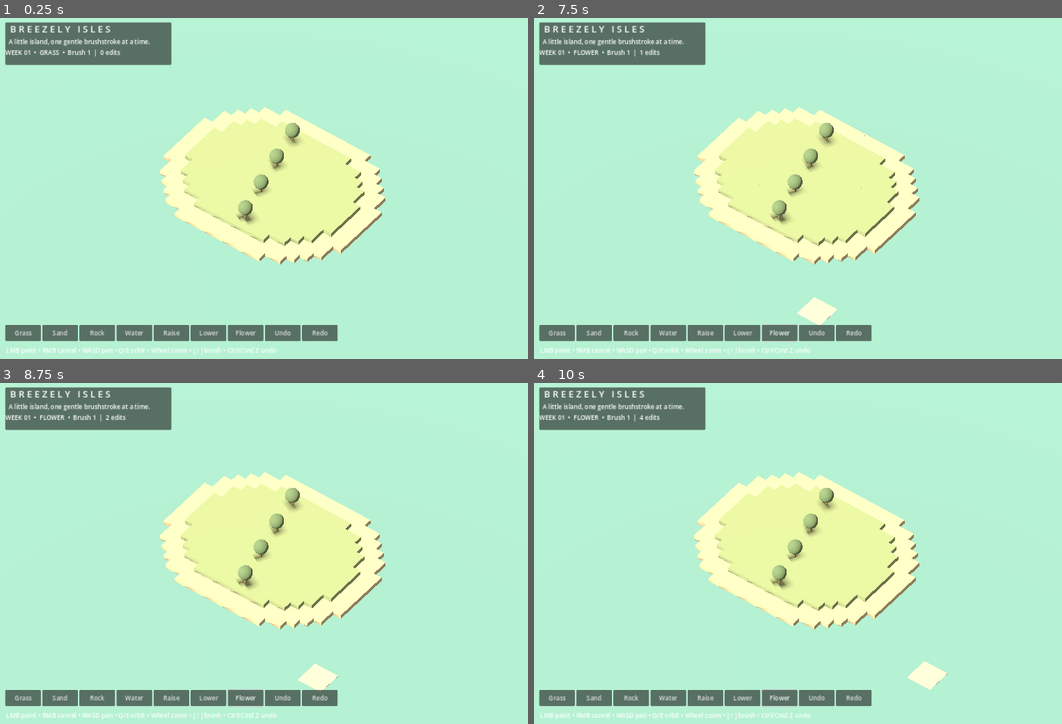
Above: before the commit, frames 1-4 (two rows, left to right).
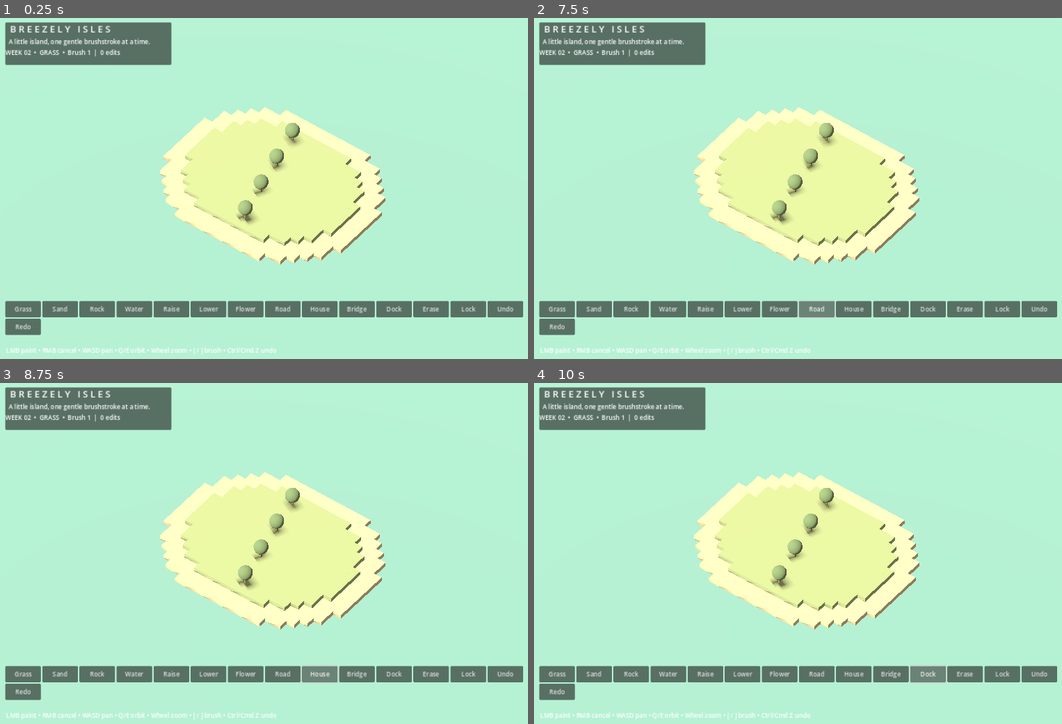
Above: after the commit, the same moments.

Repository: Archermmt/ai_game
Game: Godot game, scene res://game/island.tscn
Two runs of this game, one before a commit and one after it. Both use one fixed random seed, a clock stepped at 60 frames per second and the inputs below.
Inputs (mouse positions are in pixels of both pictures, inside the frame that each line leads up to):
- Up to frame 1 (0.25 s): no input
- Up to frame 2 (7.5 s): click "Undo" at 0.5 s; click "Redo" at 1.25 s; click "Grass" at 2 s; click "Sand" at 2.75 s; click "Rock" at 3.5 s; click "Water" at 4.25 s; click "Raise" at 5 s; click "Lower" at 5.75 s; click "Flower" at 6.5 s; click (819, 307) at 7.25 s, where only the run after the commit has a clickable "Road"
- Up to frame 3 (8.75 s): click (322, 672) at 8 s, where only the run after the commit has a clickable "House"
- Up to frame 4 (10 s): click (893, 672) at 8.75 s, where only the run after the commit has a clickable "Bridge"; click (930, 672) at 9.5 s, where only the run after the commit has a clickable "Dock"

The runs differ from the first frame. In frame 1, 7.6% of the frame differs, in the area x 0-100%, y 9-95%; in frame 2, 7.9%; in frame 3, 7.9%; in frame 4, 7.9%.

Commit message:
feat(brushland): week 2 building variants and route graph

Diff:
--- /dev/null
+++ b/brushland/game/building/building_rules.gd
@@ -0,0 +1,47 @@
+class_name BuildingRules
+extends RefCounted
+const DIRS=[Vector2i(1,0),Vector2i(-1,0),Vector2i(0,1),Vector2i(0,-1)]
+static func footprint(o:Dictionary) -> Array:
+	var out:Array=[]
+	var p=Vector2i(int(o.x),int(o.z))
+	if o.kind in ["bridge","dock"]:
+		var dir=DIRS[int(o.get("rotation",0))%4]
+		for i in range(int(o.get("length",3))+1):out.append(p+dir*i)
+	else:
+		for x in range(2):
+			for z in range(2):out.append(p+Vector2i(x,z))
+	return out
+static func occupied(d:IslandData,p:Vector2i) -> bool:
+	for o in d.objects:
+		if p in footprint(o):return true
+	return false
+static func variant(d:IslandData,o:Dictionary) -> String:
+	if o.get("locked",false):return o.get("variant","basic")
+	var flowers=0;var coast=false
+	for x in range(-2,4):
+		for z in range(-2,4):
+			var p=Vector2i(int(o.x)+x,int(o.z)+z)
+			if x>=-1 and x<=2 and z>=-1 and z<=2 and not (x>=0 and x<2 and z>=0 and z<2):
+				if d.cell(p).flower:flowers+=1
+			var dist=maxi(0,maxi(-x,x-1))+maxi(0,maxi(-z,z-1))
+			if dist<=2 and d.cell(p).h==0:coast=true
+	return "garden" if flowers>=3 else "coast" if coast else "basic"
+static func place(d:IslandData,p:Vector2i,kind:String,rotation:int=0,length:int=3) -> String:
+	var o={"id":d.next_id,"x":p.x,"z":p.y,"kind":kind,"rotation":rotation,"length":length,"locked":false}
+	var h=int(d.cell(p).h)
+	for q in footprint(o):
+		if q.x<0 or q.y<0 or q.x>=64 or q.y>=64 or occupied(d,q):return "Occupied or outside map"
+	if kind in ["bridge","dock"]:
+		if h<1 or h>2:return "Anchor needs height 1–2"
+		if kind=="bridge" and (length<2 or length>6):return "Bridge span must be 2–6"
+		if kind=="dock" and (length<2 or length>4):return "Dock length must be 2–4"
+		var dir=DIRS[rotation%4]
+		for i in range(1,length+1):
+			if d.cell(p+dir*i).h!=0:return "Span needs clear water"
+		if kind=="bridge" and d.cell(p+dir*(length+1)).h!=h:return "Bridge ends must have equal height"
+	else:
+		if h==0:return "Needs dry land"
+		for q in footprint(o):
+			if d.cell(q).h!=h:return "Needs a flat 2 × 2 foundation"
+	d.begin();d.objects.append(o);d.next_id+=1
+	return "Placed " + kind
--- a/brushland/game/island.gd
+++ b/brushland/game/island.gd
@@ -10,11 +10,14 @@
 var center=Vector3(32,0,32)
 var hint=Label.new()
 var preview=Node3D.new()
-var stage: int = 1
+var stage: int = 2
+var placement_rotation: int = 0
+var span: int = 3
 func _ready() -> void:
 	for arg in OS.get_cmdline_user_args():
 		if arg.begins_with("--week="): stage=int(arg.trim_prefix("--week="))
 	data.seed_island()
+	if OS.get_cmdline_user_args().has("--capture") and stage>=2: seed_village()
 	add_child(terrain); add_child(preview)
 	var env=WorldEnvironment.new(); var e=Environment.new()
 	e.background_mode=Environment.BG_COLOR; e.background_color=Color("b8d5d0")
@@ -44,10 +47,12 @@
 		var h=float(c.h)*0.5
 		var color=Color("aec393") if c.surface=="grass" else Color("e4d4b1") if c.surface=="sand" else Color("b4b5a4")
 		box(terrain,Vector3(x,h/2-0.2,z),Vector3(1,h,1),color)
+		if c.road: box(terrain,Vector3(x,h-0.17,z),Vector3(0.68,0.08,0.68),Color("d9c7a3"))
 		if c.flower:
 			for i in range(3): ball(terrain,Vector3(x+sin(i*2)*0.25,h-0.05,z+cos(i*2)*0.25),0.12,Color("edc980"))
 		if (x*19+z*7)%47==0 and c.surface=="grass":
 			box(terrain,Vector3(x,h+0.3,z),Vector3(0.18,1,0.18),Color("9a8065")); ball(terrain,Vector3(x,h+1.2,z),0.8,Color("809d77"))
+	for o in data.objects: draw_building(o)
 	hint.text="WEEK %02d  •  %s  •  Brush %d  |  %d edits"%[stage,tool.to_upper(),radius,data.history.size()]
 func update_camera() -> void:
 	camera.position=center+Vector3(sin(angle)*35,35,cos(angle)*35); camera.look_at(center)
@@ -58,8 +63,8 @@
 	var title=Label.new(); title.text="  B R E E Z E L Y   I S L E S"; title.add_theme_font_size_override("font_size",24); col.add_child(title)
 	var sub=Label.new(); sub.text="  A little island, one gentle brushstroke at a time."; col.add_child(sub)
 	col.add_child(hint)
-	var bar=HBoxContainer.new(); bar.position=Vector2(28,810); layer.add_child(bar)
-	for name in ["grass","sand","rock","water","raise","lower","flower"]:
+	var bar=HFlowContainer.new(); bar.position=Vector2(28,748); bar.size=Vector2(1380,110); layer.add_child(bar)
+	for name in ["grass","sand","rock","water","raise","lower","flower","road","house","bridge","dock","erase","lock"]:
 		add_button(bar,name.capitalize(),func(): tool=name)
 	add_button(bar,"Undo",func():data.undo();rebuild())
 	add_button(bar,"Redo",func():data.redo();rebuild())
@@ -79,13 +84,25 @@
 		if event.button_index==MOUSE_BUTTON_RIGHT:stroke.clear(); dragging=false
 		if event.button_index==MOUSE_BUTTON_LEFT:
 			if event.pressed:dragging=true;stroke.clear();collect()
-			elif dragging:dragging=false;data.paint(stroke,tool);stroke.clear();rebuild()
+			elif dragging:
+				dragging=false
+				if tool in ["house","bridge","dock"]: hint.text=BuildingRules.place(data,pick(),tool,placement_rotation,span)
+				elif tool in ["erase","lock"]:
+					for o in data.objects:
+						if pick() in BuildingRules.footprint(o):
+							data.begin()
+							if tool=="erase":data.objects.erase(o)
+							else:o.variant=BuildingRules.variant(data,o);o.locked=not o.locked
+							break
+				else:data.paint(stroke,tool)
+				stroke.clear();rebuild()
 	if event is InputEventMouseMotion:
 		if dragging:collect()
 		for n in preview.get_children():n.free()
 		var p=pick();box(preview,Vector3(p.x,float(data.cell(p).h)*0.5+0.03,p.y),Vector3(radius*2+1,0.035,radius*2+1),Color("f4e8c2"))
 	if event is InputEventKey and event.pressed:
 		match event.keycode:
+			KEY_R:placement_rotation=(placement_rotation+1)%4
 			KEY_Q:angle-=PI/2
 			KEY_E:angle+=PI/2
 			KEY_W:center.z-=2
@@ -107,3 +124,27 @@
 		for z in range(-radius,radius+1):
 			var q=p+Vector2i(x,z)
 			if x*x+z*z<=radius*radius and not stroke.has(q):stroke.append(q)
+
+func draw_building(o:Dictionary) -> void:
+	var x=float(o.x);var z=float(o.z);var h=float(data.cell(Vector2i(o.x,o.z)).h)*0.5-0.2
+	if o.kind in ["dock","bridge"]:
+		var dir=BuildingRules.DIRS[int(o.rotation)%4]
+		for i in range(int(o.length)+1):
+			var pos=Vector3(x+dir.x*i,h,z+dir.y*i)
+			box(terrain,pos,Vector3(0.9,0.16,0.9),Color("ae8965"))
+			box(terrain,pos+Vector3(0.35,-0.4,0.35),Vector3(0.12,1,0.12),Color("927257"))
+		return
+	var variant=BuildingRules.variant(data,o)
+	box(terrain,Vector3(x+0.5,h+0.85,z+0.5),Vector3(1.65,1.7,1.65),Color("eadfc5"))
+	var roof=box(terrain,Vector3(x+0.5,h+1.95,z+0.5),Vector3(1.5,1.5,1.9),Color("849fac") if variant=="coast" else Color("cb8c76"))
+	roof.rotation.z=PI/4;roof.scale.y=0.7
+	box(terrain,Vector3(x+0.5,h+0.5,z+1.34),Vector3(0.42,1,0.05),Color("688e8e"))
+	for dx in [-0.05,1.05]:box(terrain,Vector3(x+dx,h+1,z+1.34),Vector3(0.3,0.4,0.06),Color("c0d4d1"))
+	if variant=="garden":
+		for dx in [0,1]:ball(terrain,Vector3(x+dx,h+0.4,z+1.4),0.25,Color("a4b37b"))
+func seed_village() -> void:
+	for x in range(23,41):
+		var p=Vector2i(x,33);var c=data.cell(p).duplicate();c.road=true;data.tiles[data.key(p)]=c
+	for p in [Vector2i(26,30),Vector2i(30,30),Vector2i(35,30)]:BuildingRules.place(data,p,"house")
+	data.paint([Vector2i(29,29),Vector2i(30,29),Vector2i(31,29)],"flower")
+	data.history.clear()
--- a/brushland/game/world/island_data.gd
+++ b/brushland/game/world/island_data.gd
@@ -28,12 +28,15 @@
 	begin()
 	for p in points:
 		if p.x<0 or p.y<0 or p.x>=SIZE or p.y>=SIZE: continue
+		if BuildingRules.occupied(self,p): continue
 		var c: Dictionary=cell(p).duplicate()
 		match tool:
 			"grass","sand","rock": c.h=maxi(1,int(c.h)); c.surface=tool; c.flower=false
 			"water": c={"h":0,"surface":"water","road":false,"flower":false}
 			"raise": c.h=mini(4,int(c.h)+1); c.surface="grass" if c.surface=="water" else c.surface
 			"lower": c.h=maxi(0,int(c.h)-1); c.surface="water" if c.h==0 else c.surface
+			"road":
+				if c.h>0: c.road=true
 			"flower":
 				if c.surface=="grass": c.flower=true
 		tiles[key(p)]=c
--- /dev/null
+++ b/brushland/game/world/route_graph.gd
@@ -0,0 +1,38 @@
+class_name RouteGraph
+extends RefCounted
+static func entrance(o:Dictionary) -> Vector2i:
+	var p=Vector2i(o.x,o.z)
+	return p+[Vector2i(0,2),Vector2i(-1,0),Vector2i(0,-1),Vector2i(2,0)][int(o.get("rotation",0))%4]
+static func neighbors(d:IslandData,p:Vector2i) -> Array:
+	var out:Array=[]
+	for dir in BuildingRules.DIRS:
+		var q=p+dir
+		if d.cell(q).h>0 and d.cell(q).road and absi(int(d.cell(p).h)-int(d.cell(q).h))<=1:out.append(q)
+	for o in d.objects:
+		if o.kind!="bridge":continue
+		var a=Vector2i(o.x,o.z);var b=a+BuildingRules.DIRS[int(o.rotation)%4]*(int(o.length)+1)
+		if p==a and d.cell(b).road:out.append(b)
+		if p==b and d.cell(a).road:out.append(a)
+	return out
+static func path(d:IslandData,start:Vector2i,goal:Vector2i) -> Array:
+	var queue:Array=[start];var prev:Dictionary={start:start};var at=0
+	while at<queue.size():
+		var p:Vector2i=queue[at];at+=1
+		if p==goal:
+			var result:Array=[p]
+			while p!=start:p=prev[p];result.push_front(p)
+			return result
+		for q in neighbors(d,p):
+			if not prev.has(q):prev[q]=p;queue.append(q)
+	return []
+static func open_sea(d:IslandData,o:Dictionary) -> bool:
+	var dir=BuildingRules.DIRS[int(o.rotation)%4];var start=Vector2i(o.x,o.z)+dir*(int(o.length)+1)
+	var queue:Array=[start];var seen:Dictionary={start:true};var at=0
+	while at<queue.size():
+		var p:Vector2i=queue[at];at+=1
+		if p.x==0 or p.y==0 or p.x==63 or p.y==63:return true
+		for delta in BuildingRules.DIRS:
+			var q=p+delta
+			if q.x<0 or q.x>=64 or q.y<0 or q.y>=64 or seen.has(q) or d.cell(q).h!=0 or BuildingRules.occupied(d,q):continue
+			seen[q]=true;queue.append(q)
+	return false
--- /dev/null
+++ b/brushland/tests/test_building.gd
@@ -0,0 +1,17 @@
+extends SceneTree
+func _initialize() -> void:
+	var d=IslandData.new()
+	for x in range(10,16):
+		for z in range(10,16):d.paint([Vector2i(x,z)],"grass")
+	assert(BuildingRules.place(d,Vector2i(11,11),"house").begins_with("Placed"))
+	var o=d.objects[0]
+	d.paint([Vector2i(11,11)],"water");assert(d.cell(Vector2i(11,11)).h==1)
+	d.paint([Vector2i(10,10),Vector2i(11,10),Vector2i(12,10)],"flower")
+	assert(BuildingRules.variant(d,o)=="garden")
+	assert(not BuildingRules.place(d,Vector2i(11,11),"house").begins_with("Placed"))
+	for x in range(10,16):d.paint([Vector2i(x,14)],"road")
+	assert(RouteGraph.path(d,Vector2i(10,14),Vector2i(15,14)).size()==6)
+	d.paint([Vector2i(12,14)],"water")
+	assert(RouteGraph.path(d,Vector2i(10,14),Vector2i(15,14)).is_empty())
+	print("PASS week 2: occupied protection, garden, overlap, connected/disconnected route")
+	quit()
Not shown, added: brushland/game/building/building_rules.gd.uid
Not shown, added: brushland/game/world/route_graph.gd.uid
Binary file added: brushland/snapshots/week_02.png
Not shown, added: brushland/tests/test_building.gd.uid
Not shown, added: brushland/tests/test_world.gd.uid
Not shown, changed: brushland/docs/STATUS.md
